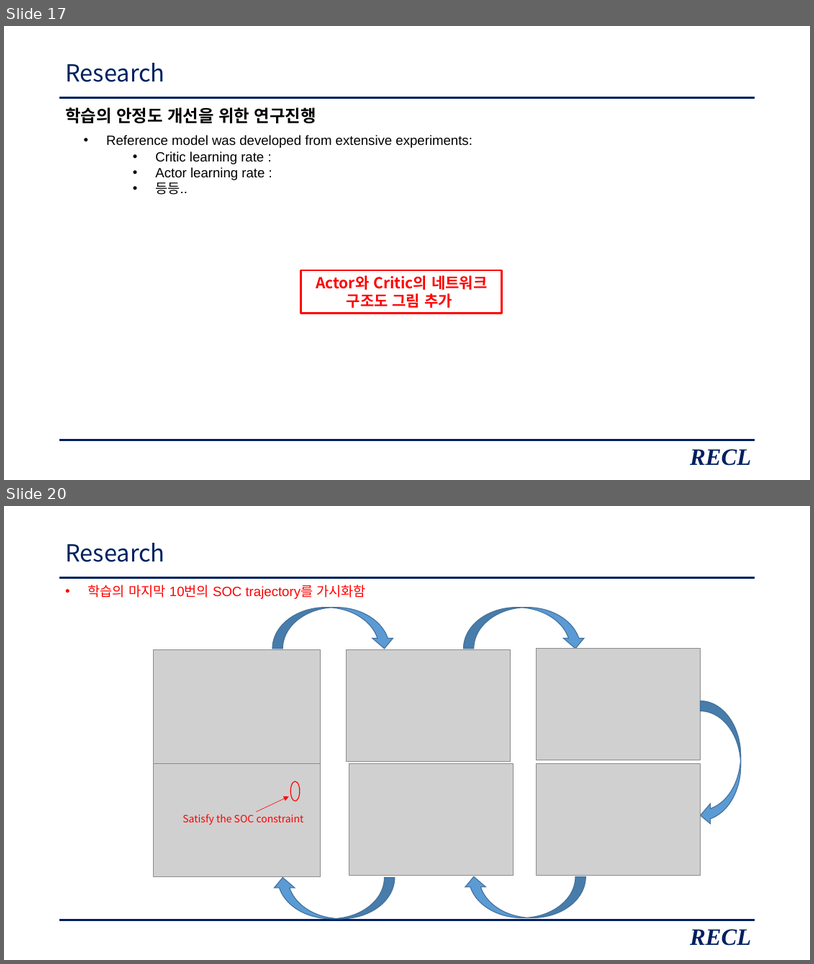
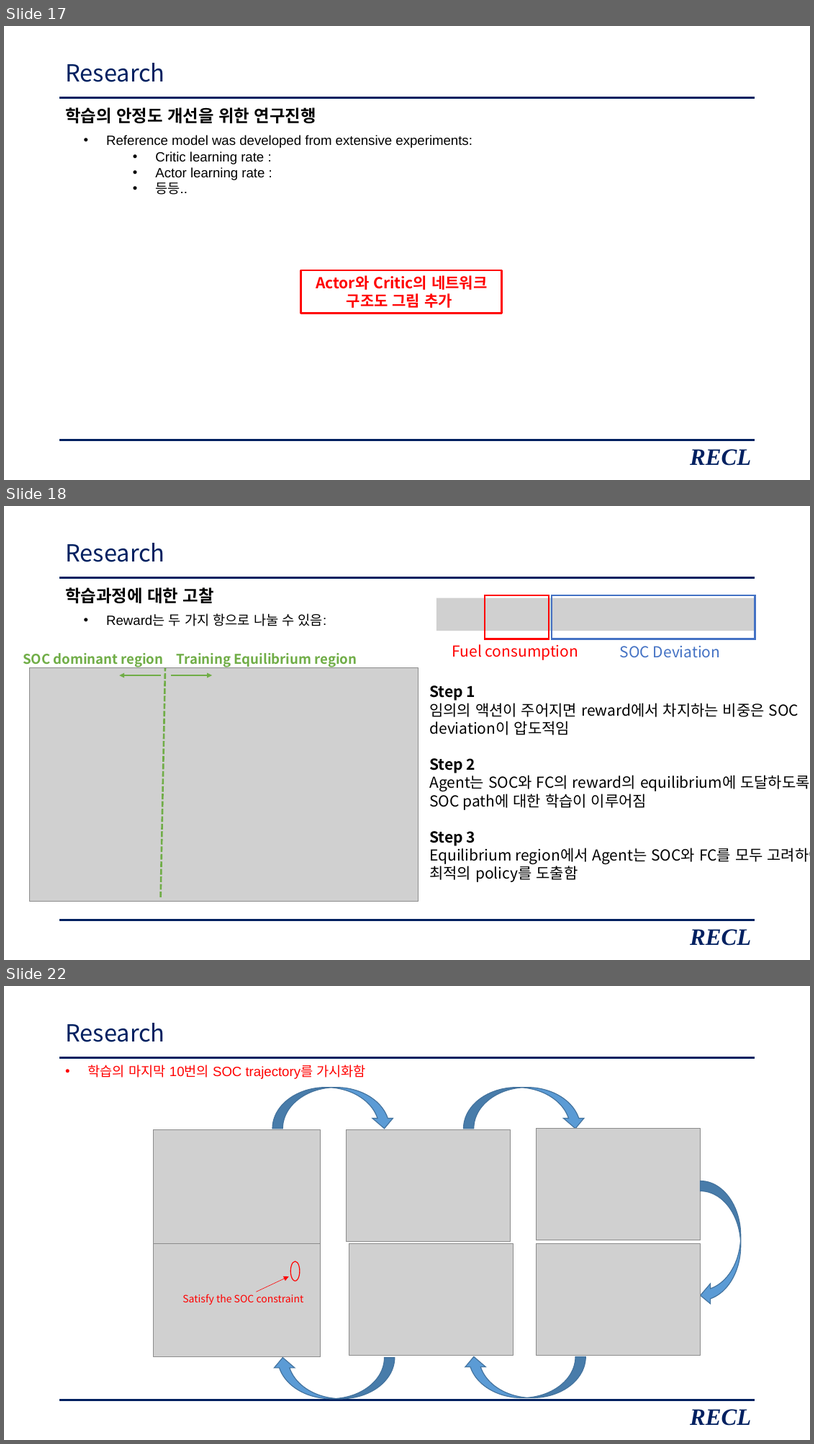
Before and after one commit to zidane89/experiment_essential_degradation, a slide deck: 발표자료_중안3.pptx. Shown one above the other, each under a label of ours: slides 17 and 20 before the commit, slides 17, 18 and 22 after it; the slides between them are not shown. The pictures are 814x964 and 814x1444 pixels, drawn with LibreOffice and Linux fonts; fonts in the diff are those of the drawing; grey boxes stand for pictures. Boxes give left, top, right and bottom in pixels: in the first picture for what was removed or moved away, otherwise in the second. Text is boxed around its words. In the diff, an @@ line names an element or a change of style, - is before the commit and + after.

```diff
--- a/발표자료_중안3.pptx
+++ b/발표자료_중안3.pptx
@@ slide 18 added at [4,506,810,960], background #FFFFFF; not listed: 2 template elements that a slide beside it also shows @@
@@ title added at [65,543,165,562], 28 pt, text #002060 @@
+Research
@@ text added at [65,587,214,603], 20 pt, text #000000, bold @@
+학습과정에 대한 고찰
@@ text added at [106,613,327,626], 16 pt, text #000000 @@
+• Reward는 두 가지 항으로 나눌 수 있음:
@@ picture added at [437,598,755,631] @@
@@ rectangle added at [485,595,549,639], outline #FF0000 2.25 pt @@
@@ rectangle added at [552,595,756,639], outline #4472C4 2.25 pt @@
@@ text added at [23,653,164,668], 16 pt, text #70AD47, bold @@
+SOC dominant region
@@ text added at [177,653,358,668], 16 pt, text #70AD47, bold @@
+Training Equilibrium region
@@ text added at [452,644,579,660], 18 pt, text #FF0000 @@
+Fuel consumption
@@ text added at [620,646,721,658], 18 pt, text #4472C4 @@
+SOC Deviation
@@ picture added at [29,668,419,901] @@
@@ arrow added from (161, 675) to (119, 675), #70AD47 1.5 pt @@
@@ line added from (161, 897) to (165, 668), #70AD47 2.25 pt dashed @@
@@ arrow added from (171, 675) to (212, 675), #70AD47 1.5 pt @@
@@ text added at [430,685,810,882], 18 pt, text #000000 @@
+Step 1
+임의의 액션이 주어지면 reward에서 차지하는 비중은 SOC deviation이 압도적임
+Step 2
+Agent는 SOC와 FC의 reward의 equilibrium에 도달하도록
+SOC path에 대한 학습이 이루어짐
+Step 3
+Equilibrium region에서 Agent는 SOC와 FC를 모두 고려하여 최적의 policy를 도출함
@@ text added at [690,929,751,945], 28 pt, text #002060, bold, italic @@
+RECL
@@ what was slide 20 is now slide 22 @@
```
Also in this commit, not shown: 3 slides changed, 2 other slides added.
